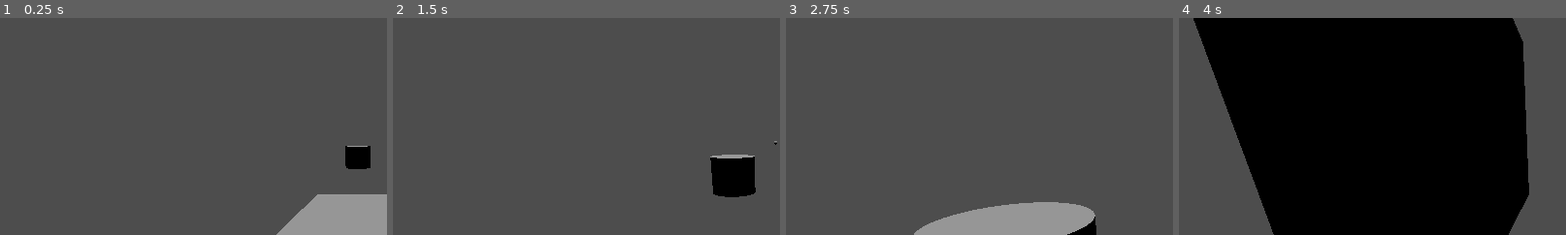
Above: before the commit, frames 1-4 (left to right).
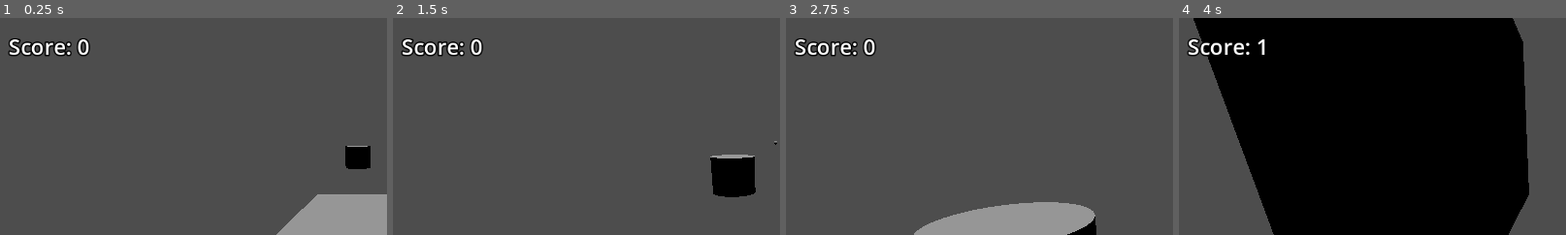
Above: after the commit, the same moments.

Repository: HyperekDerg/programowanie-gier
Game: Godot game, scene res://main.tscn
The game is run twice, just before and just after one commit, with the same random seed, the same clock (stepped at 60 frames per second) and the same inputs.
Inputs:
- Up to frame 1 (0.25 s): no input
- Up to frame 2 (1.5 s): tap Enter (ui_accept) at 0.5, 0.77 s; hold Right (ui_right) 0.53-1.28 s; hold Down (ui_down) from 1.28 s (still down)
- Up to frame 3 (2.75 s): tap Enter (ui_accept) at 1.52 s; release Down (ui_down) at 2.03 s; hold Right (ui_right) from 2.03 s (still down)
- Up to frame 4 (4 s): release Right (ui_right) at 2.78 s; hold Up (ui_up) 2.78-3.53 s; tap Enter (ui_accept) at 3.02, 3.77 s; hold Left (ui_left) from 3.53 s (still down)
The pictures show only the part of the screen within x 1-51%, y 0-50%; the shares and areas given below are measured in that part.

The runs differ from the first frame. In frame 1, 1.1% of the frame differs, in the area x 2-24%, y 9-18%; in frame 2, 1.1%; in frame 3, 1.1%; in frame 4, 0.7%.

Commit message:
Lab10 - Zadanie 5

Diff:
--- a/lab-10/bullet.tscn
+++ b/lab-10/bullet.tscn
@@ -16,9 +16,9 @@
 collision_layer = 4
 collision_mask = 2
 
-[node name="MeshInstance3D" type="MeshInstance3D" parent="Area3D" unique_id=1501838277]
+[node name="Mesh" type="MeshInstance3D" parent="Area3D" unique_id=1501838277]
 transform = Transform3D(0.3, 0, 0, 0, 0.3, 0, 0, 0, 0.3, 0, 0, 0)
 mesh = SubResource("SphereMesh_rtl8c")
 
-[node name="CollisionShape3D" type="CollisionShape3D" parent="Area3D" unique_id=1307823590]
+[node name="Kolizja" type="CollisionShape3D" parent="Area3D" unique_id=1307823590]
 shape = SubResource("SphereShape3D_v7oki")
--- /dev/null
+++ b/lab-10/main.gd
@@ -0,0 +1,12 @@
+extends Node3D
+
+var score: int = 0
+@onready var score_label: Label = $Path3D/PathFollow3D/HUD/Wynik
+
+func _ready() -> void:
+	score_label.text = "Score: %d" % score
+
+func add_score(amount: int = 1) -> void:
+	score += amount
+	score_label.text = "Score: %d" % score
+	print("Score:", score)
--- a/lab-10/main.tscn
+++ b/lab-10/main.tscn
@@ -1,6 +1,7 @@
 [gd_scene format=3 uid="uid://b3hog1xxl7e3w"]
 
 [ext_resource type="Script" uid="uid://cols1g6nfvo8m" path="res://path_follow_3d.gd" id="1_ig7tw"]
+[ext_resource type="Script" uid="uid://bimg55q1wotqc" path="res://main.gd" id="1_lquwl"]
 [ext_resource type="Script" uid="uid://cqbng5bx52f3i" path="res://mesh_instance_3d.gd" id="2_0xm2m"]
 [ext_resource type="PackedScene" uid="uid://bxbm4ydxko8a4" path="res://bullet.tscn" id="3_1bvp3"]
 [ext_resource type="PackedScene" uid="uid://wyhhcal4twg1" path="res://target.tscn" id="4_1bvp3"]
@@ -17,9 +18,16 @@
 [sub_resource type="BoxShape3D" id="BoxShape3D_0xm2m"]
 size = Vector3(1.05, 1.05, 1.05)
 
+[sub_resource type="LabelSettings" id="LabelSettings_lquwl"]
+font_size = 32
+outline_size = 8
+outline_color = Color(0, 0, 0, 1)
+shadow_size = 7
+
 [node name="Node3D" type="Node3D" unique_id=1007724670]
+script = ExtResource("1_lquwl")
 
-[node name="DirectionalLight3D" type="DirectionalLight3D" parent="." unique_id=1574038838]
+[node name="Oświetlenie" type="DirectionalLight3D" parent="." unique_id=1574038838]
 transform = Transform3D(1, 0, 0, 0, -4.371139e-08, 1, 0, -1, -4.371139e-08, 0, 1.9873853, 0)
 
 [node name="Path3D" type="Path3D" parent="." unique_id=166902480]
@@ -45,6 +53,16 @@
 [node name="Kolizja" type="CollisionShape3D" parent="Path3D/PathFollow3D/Statek" unique_id=12803665]
 shape = SubResource("BoxShape3D_0xm2m")
 
+[node name="HUD" type="CanvasLayer" parent="Path3D/PathFollow3D" unique_id=1256840407]
+offset = Vector2(20, 20)
+transform = Transform2D(1, 0, 0, 1, 20, 20)
+
+[node name="Wynik" type="Label" parent="Path3D/PathFollow3D/HUD" unique_id=976788937]
+offset_right = 40.0
+offset_bottom = 23.0
+text = "Score: 0"
+label_settings = SubResource("LabelSettings_lquwl")
+
 [node name="Target" parent="." unique_id=332631488 instance=ExtResource("4_1bvp3")]
 transform = Transform3D(1, 0, 0, 0, 1, 0, 0, 0, 1, -0.98596907, 0, -11.080335)
 
--- a/lab-10/target.gd
+++ b/lab-10/target.gd
@@ -7,4 +7,8 @@
 
 func _on_hit(_area: Area3D):
 	print("trafiony!")
+
+	var main = get_tree().current_scene
+	main.add_score()
+
 	queue_free()
--- a/lab-10/target.tscn
+++ b/lab-10/target.tscn
@@ -12,7 +12,7 @@
 [node name="Node3D" type="Node3D" unique_id=332631488]
 script = ExtResource("1_t2jmu")
 
-[node name="MeshInstance3D" type="MeshInstance3D" parent="." unique_id=799755012]
+[node name="Mesh" type="MeshInstance3D" parent="." unique_id=799755012]
 mesh = SubResource("CylinderMesh_3hr3o")
 
 [node name="Area3D" type="Area3D" parent="." unique_id=164057903]
@@ -20,6 +20,6 @@
 collision_layer = 2
 collision_mask = 4
 
-[node name="CollisionShape3D" type="CollisionShape3D" parent="Area3D" unique_id=2054257579]
+[node name="Kolizja" type="CollisionShape3D" parent="Area3D" unique_id=2054257579]
 transform = Transform3D(1, 0, 0, 0, 1, 0, 0, 0, 1, 0, 0.0031738281, 0)
 shape = SubResource("CylinderShape3D_t2jmu")
Not shown, added: lab-10/main.gd.uid
